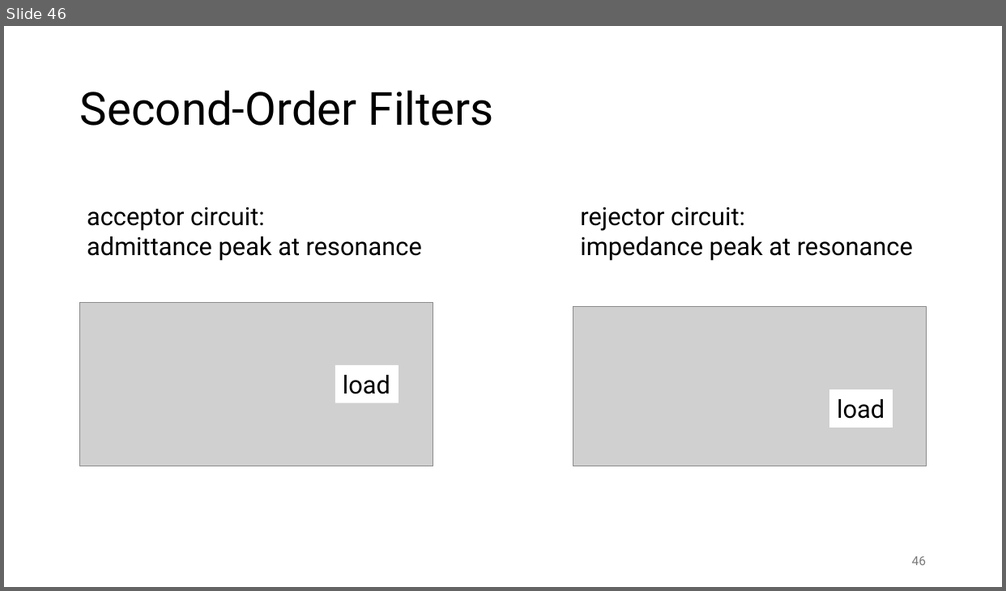
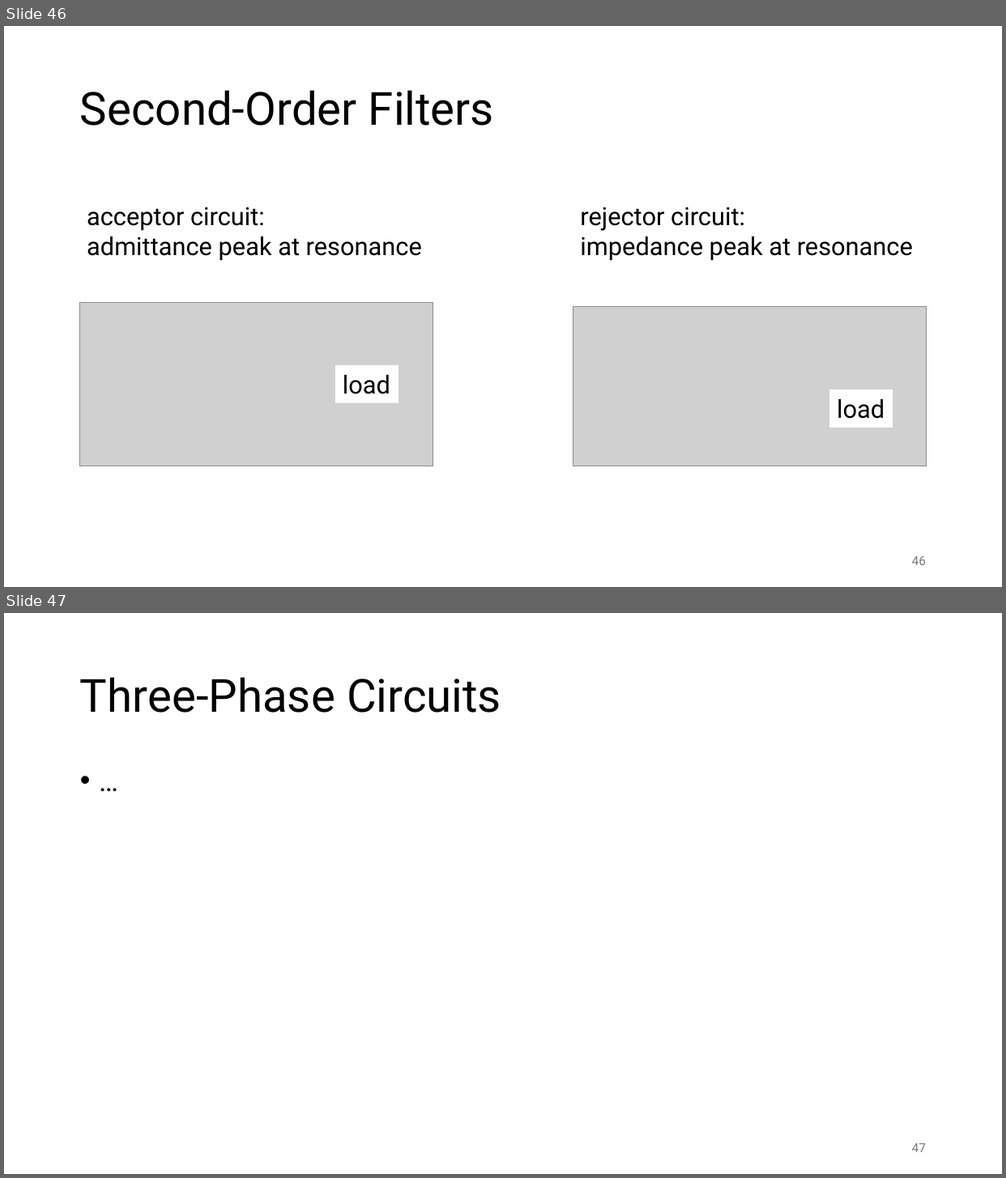
Before and after one commit to FelixWick/intro_electrical_eng, a slide deck: slides/4_ACtech.pptx. Shown one above the other, each under a label of ours: slide 46 before the commit, slides 46 and 47 after it. The pictures are 1006x591 and 1006x1178 pixels, drawn with LibreOffice and Linux fonts; fonts in the diff are those of the drawing; grey boxes stand for pictures. Boxes give left, top, right and bottom in pixels: in the first picture for what was removed or moved away, otherwise in the second. Text is boxed around its words. In the diff, an @@ line names an element or a change of style, - is before the commit and + after.

```diff
--- a/slides/4_ACtech.pptx
+++ b/slides/4_ACtech.pptx
@@ slide 47 added at [4,613,1002,1174], background #FFFFFF @@
@@ title added at [80,677,501,713], 44 pt, text #000000 @@
+Three-Phase Circuits
@@ text added at [73,763,934,1119], 28 pt, text #000000 @@
+• …
@@ page number added at [912,1144,926,1152], 12 pt, text #797979 @@
+47
```
Also in this commit, not shown: 2 slides changed, 9 other files.
